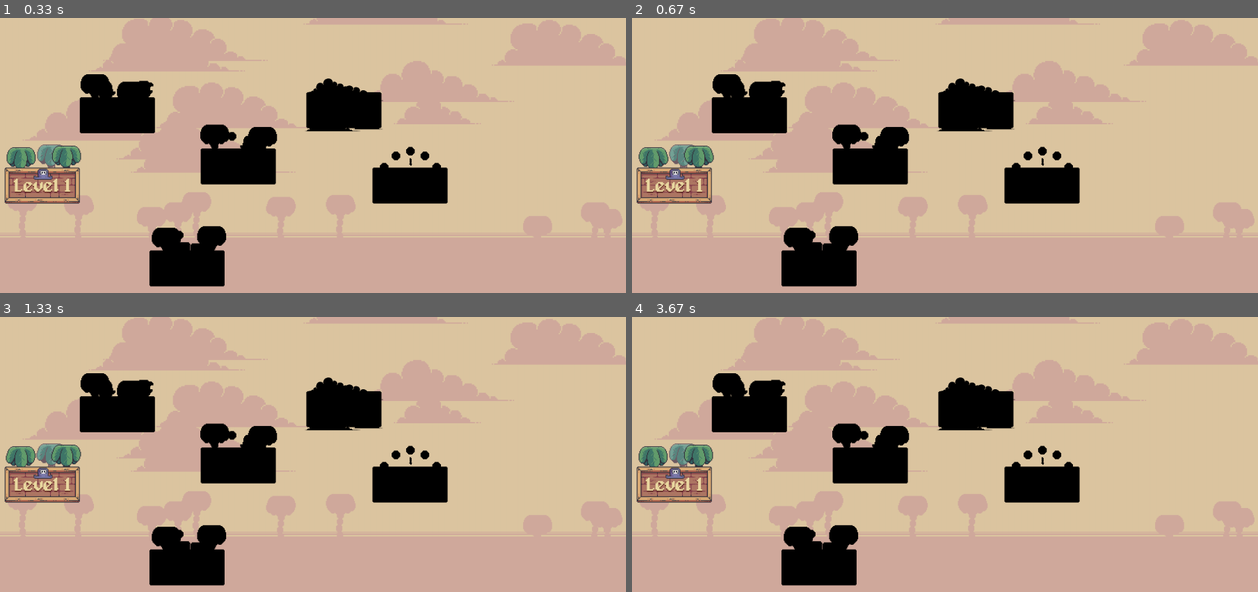
Above: before the commit, frames 1-4 (two rows, left to right).
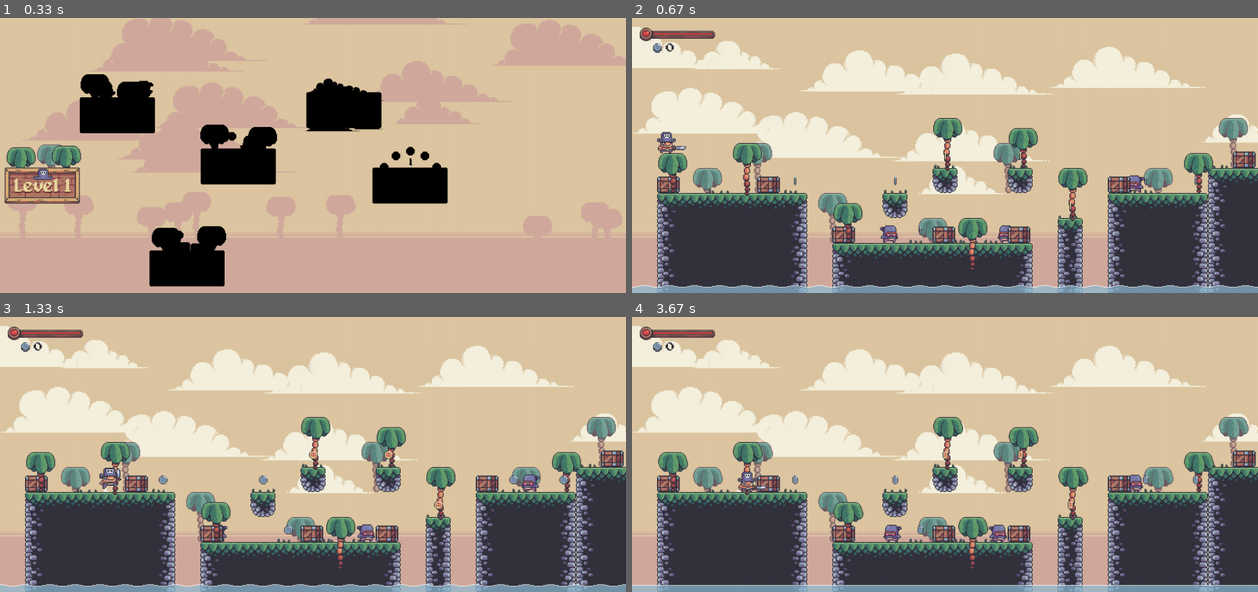
Above: after the commit, the same moments.

Repository: harryodubhghaill/pygame-platformer
Game: pygame game, started from main.py
The game is run twice, just before and just after one commit, with the same random seed, the same clock (stepped at 60 frames per second) and the same inputs.
Inputs:
- Up to frame 1 (0.33 s): no input
- Up to frame 2 (0.67 s): tap Space at 0.33 s
- Up to frame 3 (1.33 s): hold D 0.67-1.13 s; hold W from 1.17 s (still down)
- Up to frame 4 (3.67 s): release W at 1.47 s; hold D 1.5-1.97 s; hold D 2-2.53 s; hold D 2.57-2.97 s; hold W 3-3.37 s; hold D from 3.4 s (still down)

Frame 1 is identical in both runs. In frame 2, 65% of the frame differs, in the area x 0-100%, y 0-100%; in frame 3, 65%; in frame 4, 66%.

Commit message:
add sound effects

Diff:
--- a/level.py
+++ b/level.py
@@ -16,6 +16,10 @@
         self.current_level = current_level
         level_data = levels[self.current_level]
         self.new_max_level = level_data['unlock']
+
+        # audio
+        self.coin_sound = pygame.mixer.Sound('./audio/effects/coin.wav')
+        self.stomp_sound = pygame.mixer.Sound('./audio/effects/stomp.wav')
 
         # level setup
         self.display_surface = surface
@@ -247,6 +251,7 @@
     def check_coin_collisions(self):
         collided_coins = pygame.sprite.spritecollide(self.player.sprite, self.coin_sprites, True)
         if collided_coins:
+            self.coin_sound.play()
             for coin in collided_coins:
                 self.change_coins(coin.value)
 
@@ -263,6 +268,7 @@
                     explosion_sprite = ParticleEffect(enemy.rect.center, 'explosion')
                     self.explosion_sprites.add(explosion_sprite)
                     enemy.kill()
+                    self.stomp_sound.play()
                 else:
                     self.player.sprite.get_damage()
 
--- a/overworld.py
+++ b/overworld.py
@@ -124,6 +124,7 @@
                 self.allow_input = True
 
     def run(self):
+        self.input_timer()
         self.input()
         self.update_icon_pos()
         self.icon.update()
--- a/player.py
+++ b/player.py
@@ -37,6 +37,10 @@
         self.invincible = False
         self.invincibility_duration = 500
         self.hurt_time = 0
+
+        # audio
+        self.jump_sound = pygame.mixer.Sound('./audio/effects/jump.wav')
+        self.hit_sound = pygame.mixer.Sound('./audio/effects/hit.wav')
 
     def import_character_assets(self):
         character_path = './graphics/character/'
@@ -123,9 +127,11 @@
 
     def jump(self):
         self.direction.y = self.jump_speed
+        self.jump_sound.play()
 
     def get_damage(self):
         if not self.invincible:
+            self.hit_sound.play()
             self.change_health(-10)
             self.invincible = True
             self.hurt_time = pygame.time.get_ticks()
Not shown, added: audio/effects/coin.wav
Not shown, added: audio/effects/hit.wav
Not shown, added: audio/effects/jump.wav
Not shown, added: audio/effects/stomp.wav
Not shown, added: audio/level_music.wav
Not shown, added: audio/overworld_music.wav
